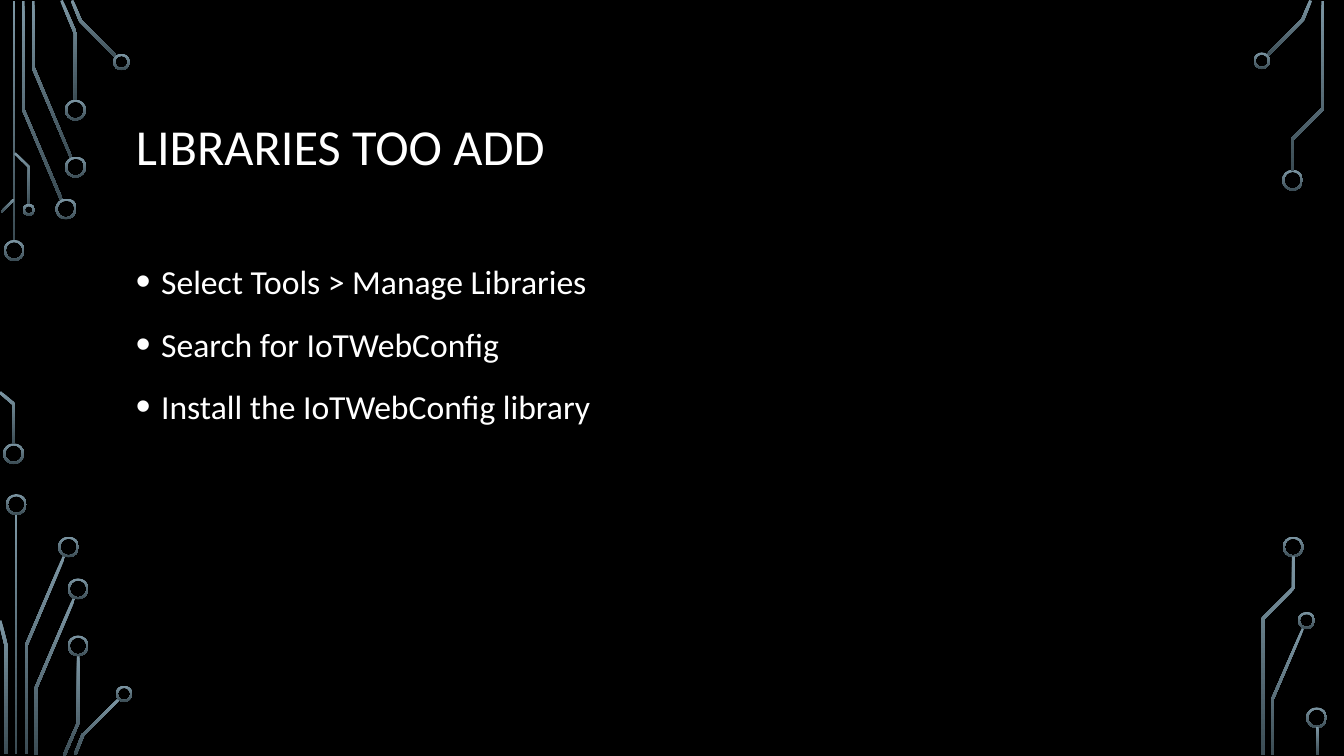
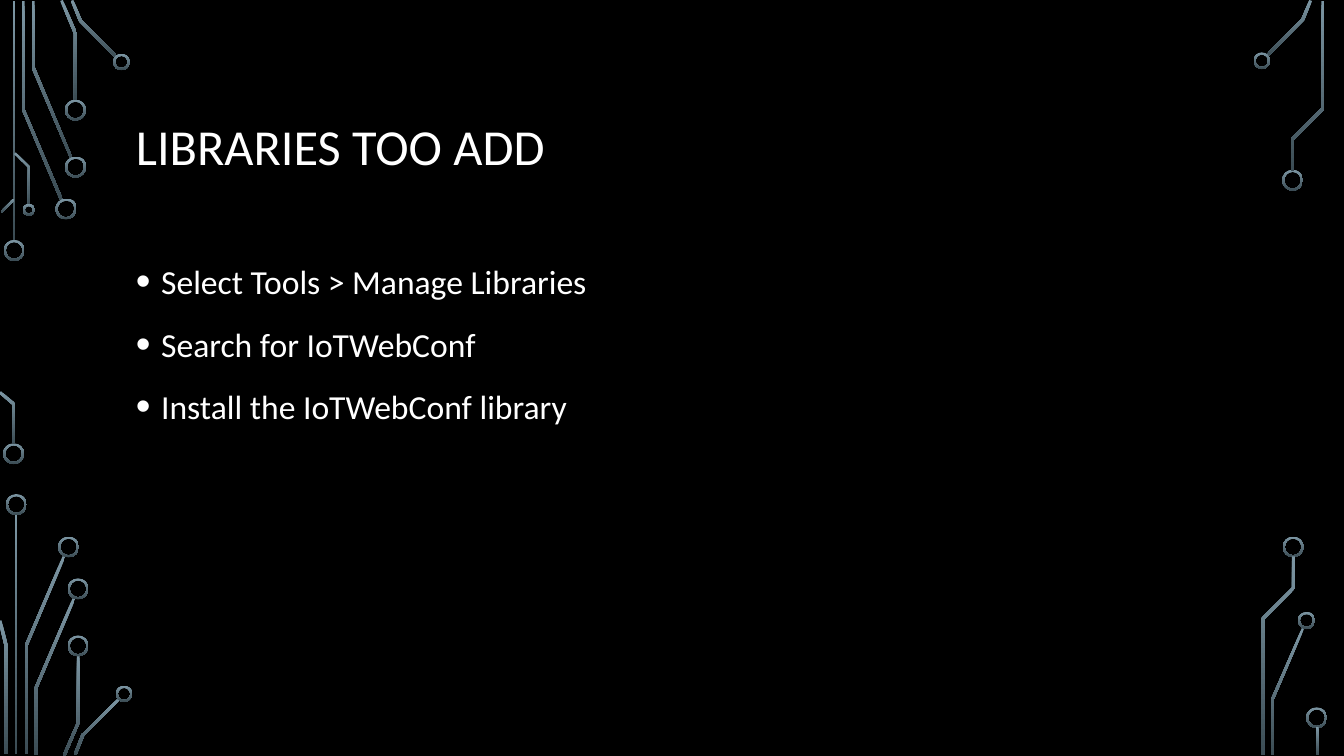
Before and after one commit to AardvarkMan/UltimateBlinkinLightClass, a slide deck: slide 29 of The Ultimate Blinkin Light.pptx (slide 30 before the commit). Drawn at 1344x756 pixels with LibreOffice and Linux fonts; fonts in the diff are those of the drawing; background and template pictures are left out. Boxes give left, top, right and bottom in pixels: in the first picture for what was removed or moved away, otherwise in the second. Text is boxed around its words. In the diff, an @@ line names an element or a change of style, - is before the commit and + after.

```diff
--- a/The Ultimate Blinkin Light.pptx
+++ b/The Ultimate Blinkin Light.pptx
@@ text at (161,333,567,425): text changed @@
-• Search for IoTWebConfig
-• Install the IoTWebConfig library
+• Search for IoTWebConf
+• Install the IoTWebConf library
```
Also in this commit, not shown: 1 slide removed, 2 other files.
